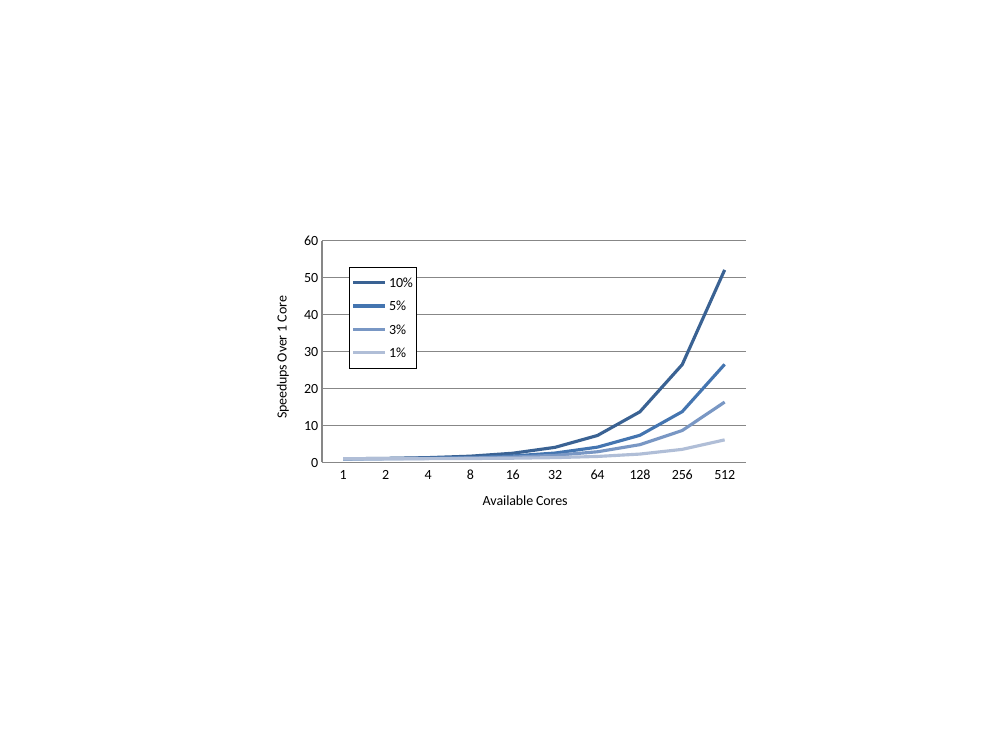
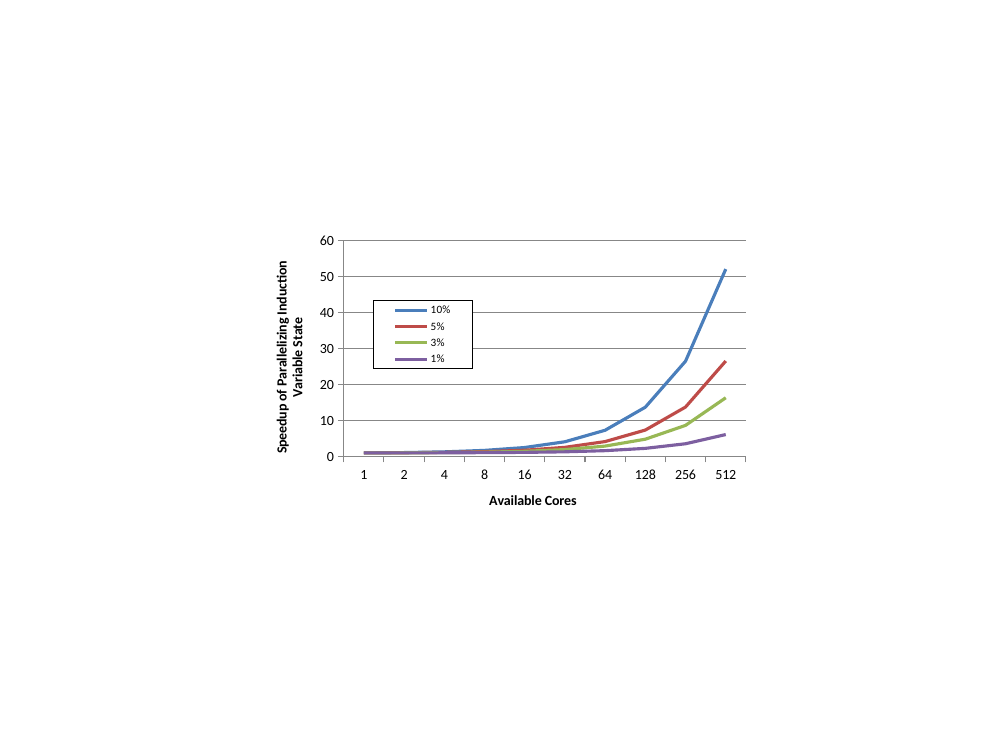
Before and after one commit to rrnewton/StreamIt, a slide deck: slide 13 of streams/docs/induction-state-2012/figures/fission-induction2.pptx (slide 10 before the commit). Drawn at 1008x756 pixels with LibreOffice and Linux fonts; fonts in the diff are those of the drawing. Boxes give left, top, right and bottom in pixels: in the first picture for what was removed or moved away, otherwise in the second. Text is boxed around its words. In the diff, an @@ line names an element or a change of style, - is before the commit and + after.

```diff
--- a/streams/docs/induction-state-2012/figures/fission-induction2.pptx
+++ b/streams/docs/induction-state-2012/figures/fission-induction2.pptx
@@ line chart at [252,227,756,529] @@
@@ value axis title "Speedups Over 1 Core" to "Speedup of Parallelizing Induction Variable State" @@
@@ legend changed @@
@@ category axis changed @@
@@ value axis changed @@
```
Also in this commit, not shown: 5 other slides changed, 2 slides removed, 1 other file.
